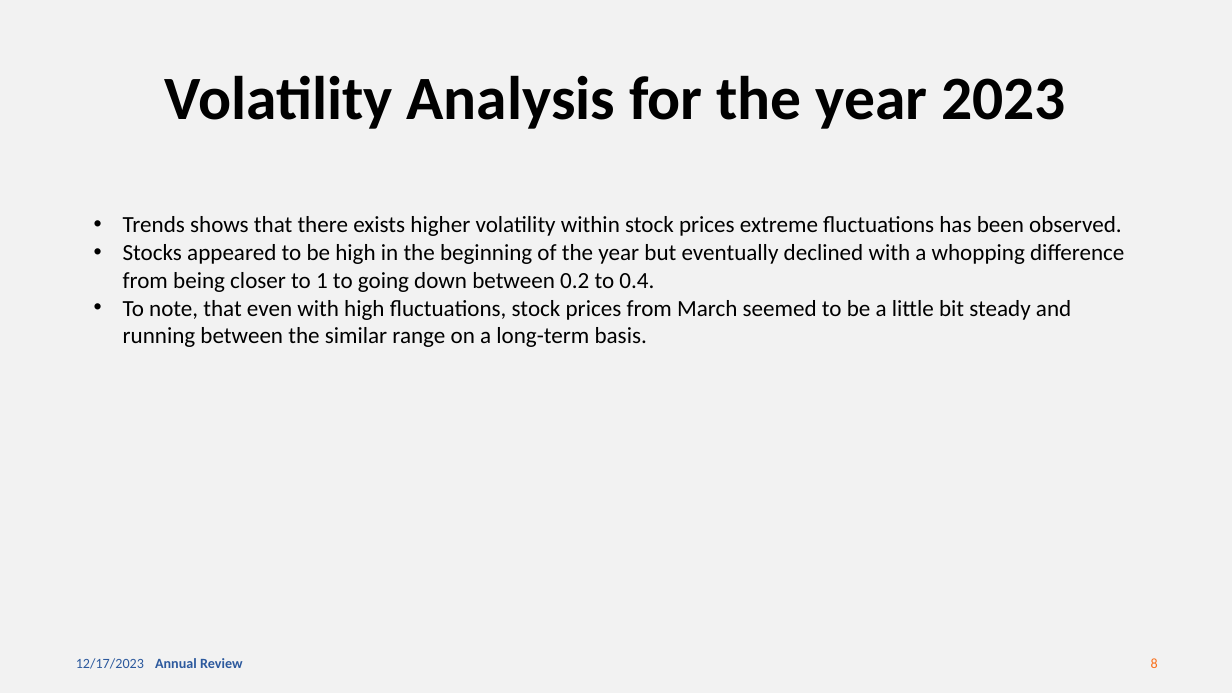
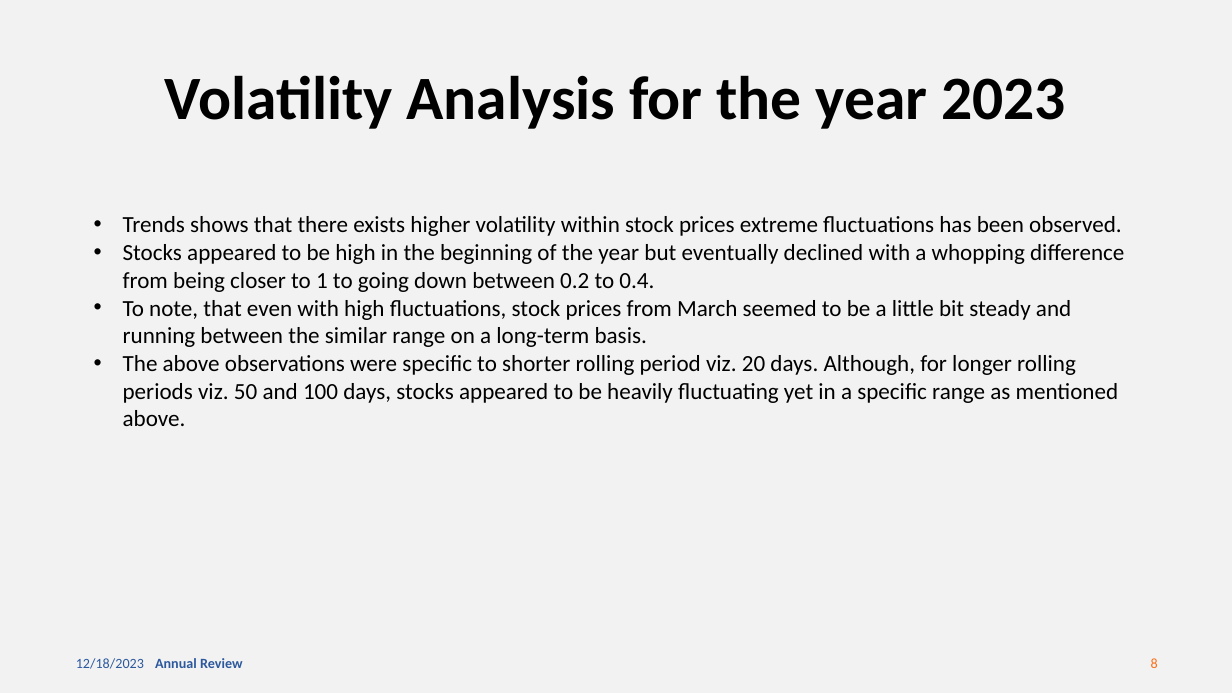
Before and after one commit to AnaghaVinayakKamat/Tesla-Stock-Prediction, a slide deck: slide 8 of Annual Review for Tesla Stocks.pptx. Drawn at 1232x693 pixels with LibreOffice and Linux fonts; fonts in the diff are those of the drawing. Boxes give left, top, right and bottom in pixels: in the first picture for what was removed or moved away, otherwise in the second. Text is boxed around its words. In the diff, an @@ line names an element or a change of style, - is before the commit and + after.

```diff
--- a/Annual Review for Tesla Stocks.pptx
+++ b/Annual Review for Tesla Stocks.pptx
@@ text at [123, 355, 1119, 426]: paragraph added @@
+• The above observations were specific to shorter rolling period viz. 20 days. Although, for longer rolling periods viz. 50 and 100 days, stocks appeared to be heavily fluctuating yet in a specific range as mentioned above.
@@ text at [76, 658, 144, 669]: text changed @@
-12/17/2023
+12/18/2023
```
Also in this commit, not shown: 12 other slides changed, 2 other files.
